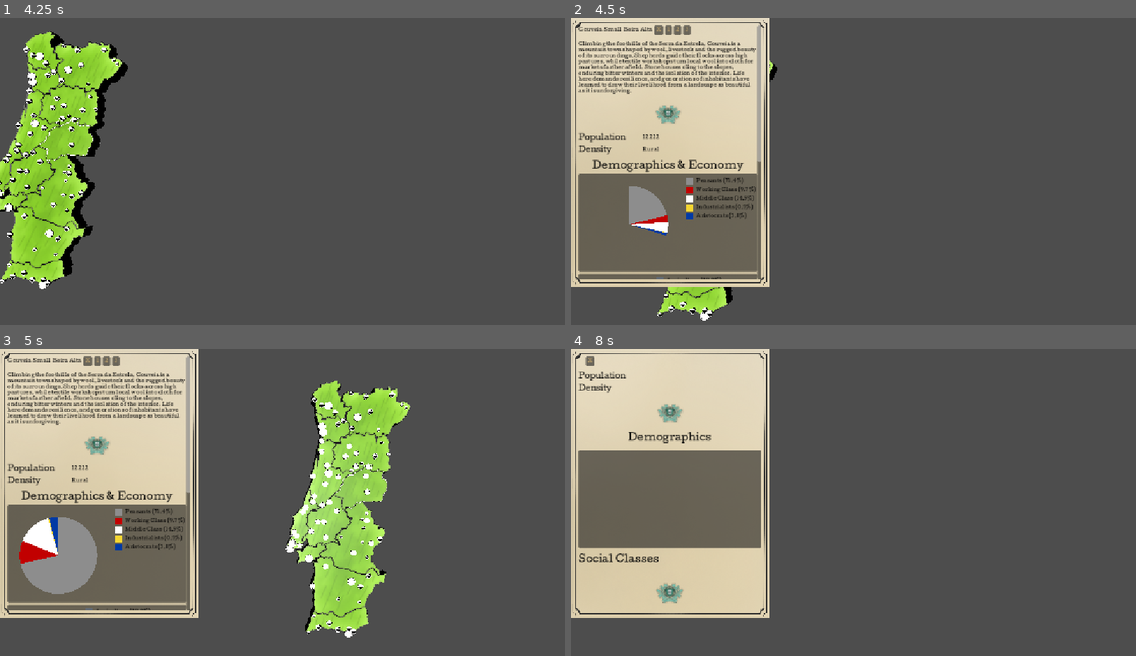
Above: before the commit, frames 1-4 (two rows, left to right).
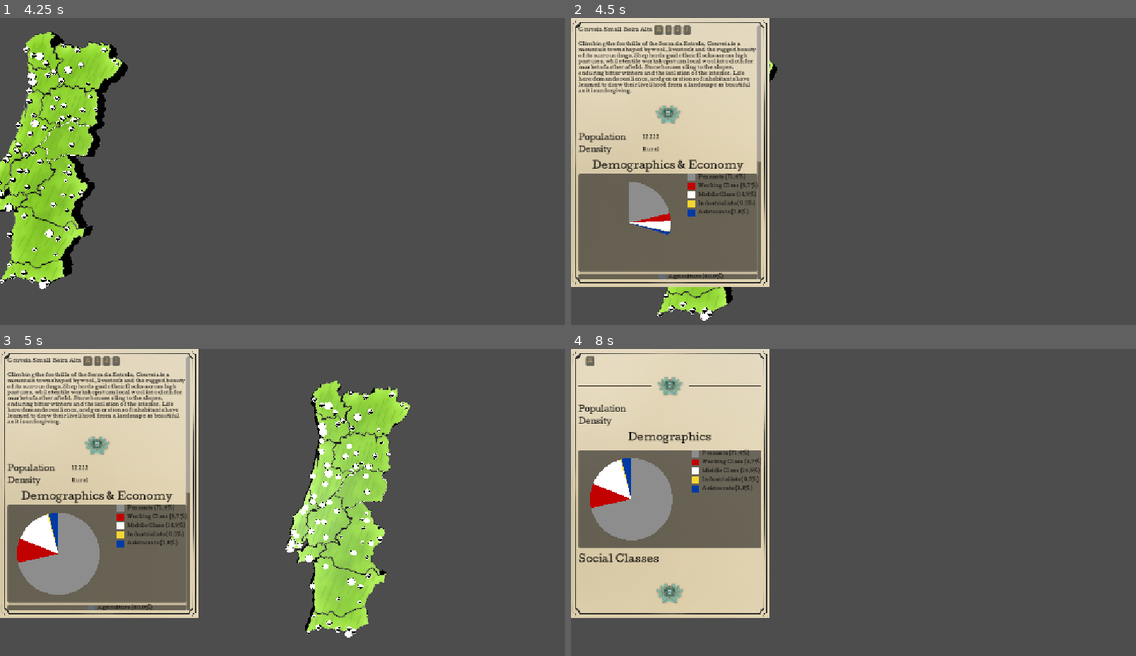
Above: after the commit, the same moments.

Repository: Rleite21/To-Govern-a-Storm--PROPER-
Game: Godot game, scene res://tscn/Portugal Map.tscn
Two runs of this game, one before a commit and one after it. Both use one fixed random seed, a clock stepped at 60 frames per second and the inputs below.
Inputs (mouse positions are in pixels of both pictures, inside the frame that each line leads up to):
- Up to frame 1 (4.25 s): tap Enter at 0.5, 2.75 s; move the mouse to (406, 159) at 0.52 s; hold D 0.53-1.28 s; hold Q 0.53-1.28 s; click (406, 159) at 0.67 s; tap Space at 0.77, 1.52, 2, 3.02, 3.5, 3.77 s; move the mouse to (169, 192) at 1.27 s; hold S 1.28-2.03 s; tap E at 1.35 s; click (169, 192) at 1.42 s; move the mouse to (339, 107) at 2.02 s; hold D 2.03-2.78 s; hold Ctrl 2.03-2.78 s; click (339, 107) at 2.17 s; move the mouse to (254, 239) at 2.77 s; hold W 2.78-3.53 s; tap Q at 2.85 s; click (254, 239) at 2.92 s; move the mouse to (452, 223) at 3.52 s; hold A from 3.53 s (still down); hold E from 3.53 s (still down); click (452, 223) at 3.67 s
- Up to frame 2 (4.5 s): keep holding A; move the mouse to (684, 128) at 4.27 s; release E at 4.28 s; tap Ctrl at 4.35 s; click (684, 128) at 4.42 s
- Up to frame 3 (5 s): keep holding A; tap Space at 4.52 s
- Up to frame 4 (8 s): move the mouse to (881, 508) at 5.02 s; release A at 5.03 s; hold S 5.03-5.78 s; hold Q 5.03-5.78 s; click (881, 508) at 5.17 s; move the mouse to (768, 428) at 5.77 s; hold D 5.78-6.53 s; tap E at 5.85 s; click (768, 428) at 5.92 s; tap Space at 6.02, 6.77 s; move the mouse to (977, 490) at 6.52 s; hold W 6.53-7.25 s; hold Ctrl 6.53-7.25 s; click (977, 490) at 6.67 s; click "1" at 7.25 s

Frame 1 is identical in both runs. In frame 2, 1.2% of the frame differs, in the area x 10-34%, y 50-86%; in frame 3, 1.4%; in frame 4, 4.4%, in the area x 1-34%, y 7-63%.
Error before the commit: Invalid access to property or key 'pressed' on a base object of type 'null instance'. (res://UI/City)

Commit message:
Demographics tab fix

Diff:
--- a/UI/City Tab/city_tab_demographics.gd
+++ b/UI/City Tab/city_tab_demographics.gd
@@ -1,32 +1,39 @@
 class_name CityTabDemographics
 extends Control
-
 
 signal closed
 
 var _city: City
 
 @onready var close_button: Button = %CloseButton
+@onready var chart: PieChart = %DemographicsChart
+
 
 func setup(city: City) -> void:
 	_city = city
 
+
 func _ready() -> void:
 	close_button.pressed.connect(func(): closed.emit())
+	if _city == null:
+		return
+	if _city.demographics.social_classes.is_empty():
+		_city.initialize()
+	fill(_city, chart)
+
 
 static func fill(city: City, chart: PieChart) -> void:
 	if chart == null:
 		return
 
 	var values: Dictionary = {}
-
 	for type in city.demographics.social_classes:
 		var sc: SocialClass = city.demographics.social_classes[type]
-		values[sc.get_display_name()] = sc.population
+		values[type] = sc.population
 
-	chart.set_values(values, true)
+	chart.set_values_by_key(values, SocialClassEnums.type_to_string, true)
 
 
 static func clear(chart: PieChart) -> void:
 	if chart != null:
-		chart.set_values({})
+		chart.set_values_by_key({}, SocialClassEnums.type_to_string)
--- a/UI/pie_chart.gd
+++ b/UI/pie_chart.gd
@@ -129,6 +129,13 @@
 	_legend = %Legend
 	_center_label = %CenterLabel
 	_center_label.z_index = 1
+
+	if custom_minimum_size == Vector2.ZERO:
+		custom_minimum_size = Vector2(300, 220)
+	_layout.set_anchors_and_offsets_preset(Control.PRESET_FULL_RECT)
+	_canvas.size_flags_horizontal = Control.SIZE_EXPAND_FILL
+	_canvas.size_flags_vertical = Control.SIZE_EXPAND_FILL
+	_canvas.mouse_filter = Control.MOUSE_FILTER_STOP
 
 	_canvas.resized.connect(_rebuild_geometry)
 	_canvas.gui_input.connect(_on_canvas_input)
--- a/tscn/UI/city_tab_demographics.tscn
+++ b/tscn/UI/city_tab_demographics.tscn
@@ -58,9 +58,13 @@
 layout_mode = 2
 
 [node name="CloseButton" type="Button" parent="MarginContainer/ScrollContainer/VBox/Header" unique_id=1874354015]
+unique_name_in_owner = true
 layout_mode = 2
 offset_transform_enabled = true
 text = "X"
+
+[node name="HSeparator" parent="MarginContainer/ScrollContainer/VBox" unique_id=2121820605 instance=ExtResource("3_wlbmq")]
+layout_mode = 2
 
 [node name="Stats" type="GridContainer" parent="MarginContainer/ScrollContainer/VBox" unique_id=498628557]
 layout_mode = 2
@@ -84,9 +88,6 @@
 [node name="DensityLabel" type="Label" parent="MarginContainer/ScrollContainer/VBox/Stats" unique_id=1230229610]
 layout_mode = 2
 
-[node name="HSeparator" parent="MarginContainer/ScrollContainer/VBox" unique_id=2121820605 instance=ExtResource("3_wlbmq")]
-layout_mode = 2
-
 [node name="Demographics_Economy" type="Label" parent="MarginContainer/ScrollContainer/VBox" unique_id=1497551436]
 layout_mode = 2
 text = "Demographics"
@@ -97,10 +98,15 @@
 layout_mode = 2
 
 [node name="DemographicsChart" parent="MarginContainer/ScrollContainer/VBox/ChartsBox" unique_id=1266502682 instance=ExtResource("4_tavtl")]
+unique_name_in_owner = true
 layout_mode = 2
 size_flags_horizontal = 3
 size_flags_vertical = 3
 palette = PackedColorArray(0.55295557, 0.55295557, 0.55295545, 1, 0.76020277, 3.706068e-06, 4.813075e-07, 1, 8.609527,  …(215 unchanged characters)…
+spawn_enabled = true
+spawn_parent = NodePath("")
+replace_previous = true
+spawn_at_cursor = false
 
 [node name="Label2" type="Label" parent="MarginContainer/ScrollContainer/VBox" unique_id=1436504290]
 layout_mode = 2
